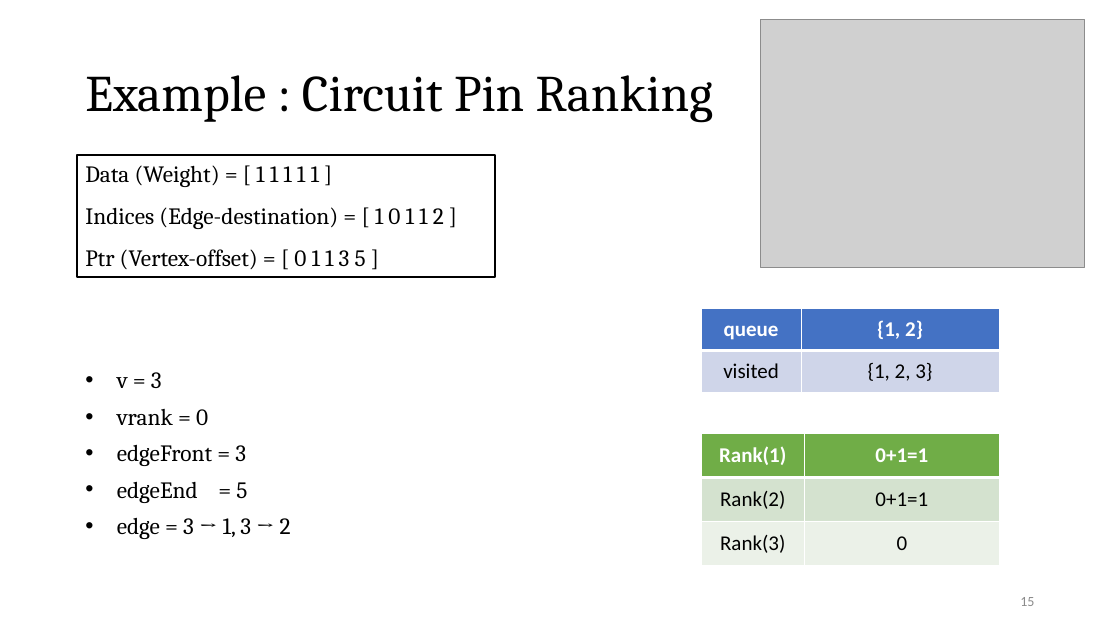
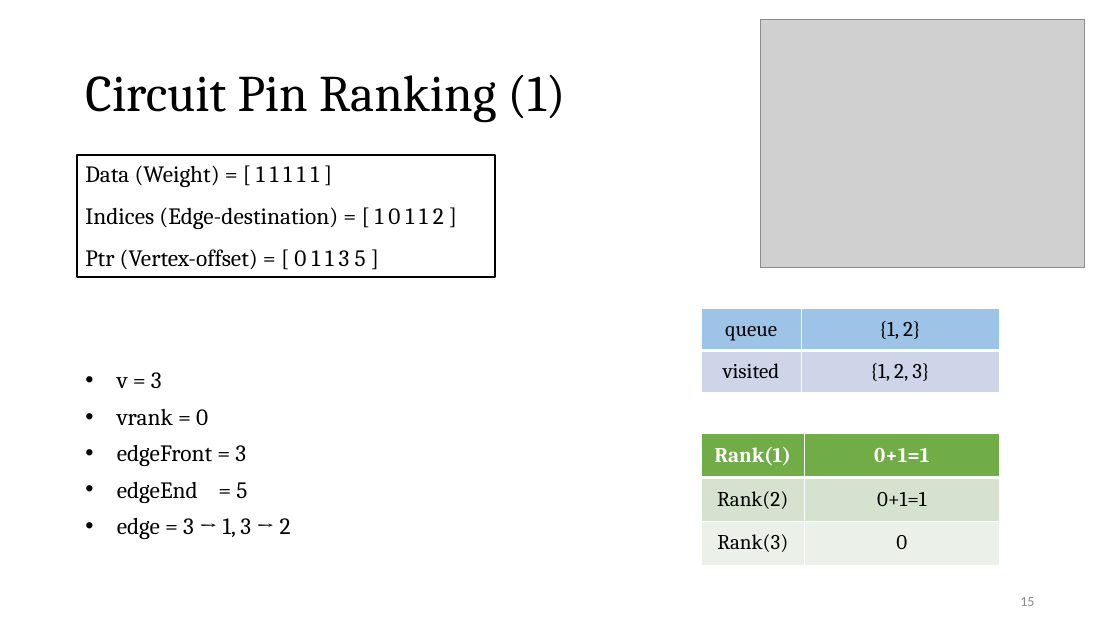
Before and after one commit to Pacific-Feng-Studuies/Studied-Papers, a slide deck: slide 16 of GM/Partition/Fast STA Graph Partitioning Framework for Multi-GPU Acceleration/Fast STA Graph Partitioning Framework for Multi-GPU Acceleration.pptx. Drawn at 1120x630 pixels with LibreOffice and Linux fonts; fonts in the diff are those of the drawing; grey boxes stand for pictures. Boxes give left, top, right and bottom in pixels: in the first picture for what was removed or moved away, otherwise in the second. Text is boxed around its words. In the diff, an @@ line names an element or a change of style, - is before the commit and + after.

Commit message:
2023/08/06

```diff
--- a/GM/Partition/Fast STA Graph Partitioning Framework for Multi-GPU Acceleration/Fast STA Graph Partitioning Framework for Multi-GPU Acceleration.pptx
+++ b/GM/Partition/Fast STA Graph Partitioning Framework for Multi-GPU Acceleration/Fast STA Graph Partitioning Framework for Multi-GPU Acceleration.pptx
@@ title at bbox=[85, 74, 566, 122]: text changed @@
-Example : Circuit Pin Ranking
+Circuit Pin Ranking (1)
@@ table at bbox=[702, 308, 1000, 392] @@
@@ fill #4472C4 to #9DC3E6 in row 1 @@
@@ font Calibri to Cambria @@
@@ text colour #FFFFFF to #000000, bold off in "queue", "{1, 2}" @@
@@ table at bbox=[702, 434, 1000, 565] @@
@@ font Calibri to Cambria @@
```
Also in this commit, not shown: 7 other slides changed, 9 slides added.
